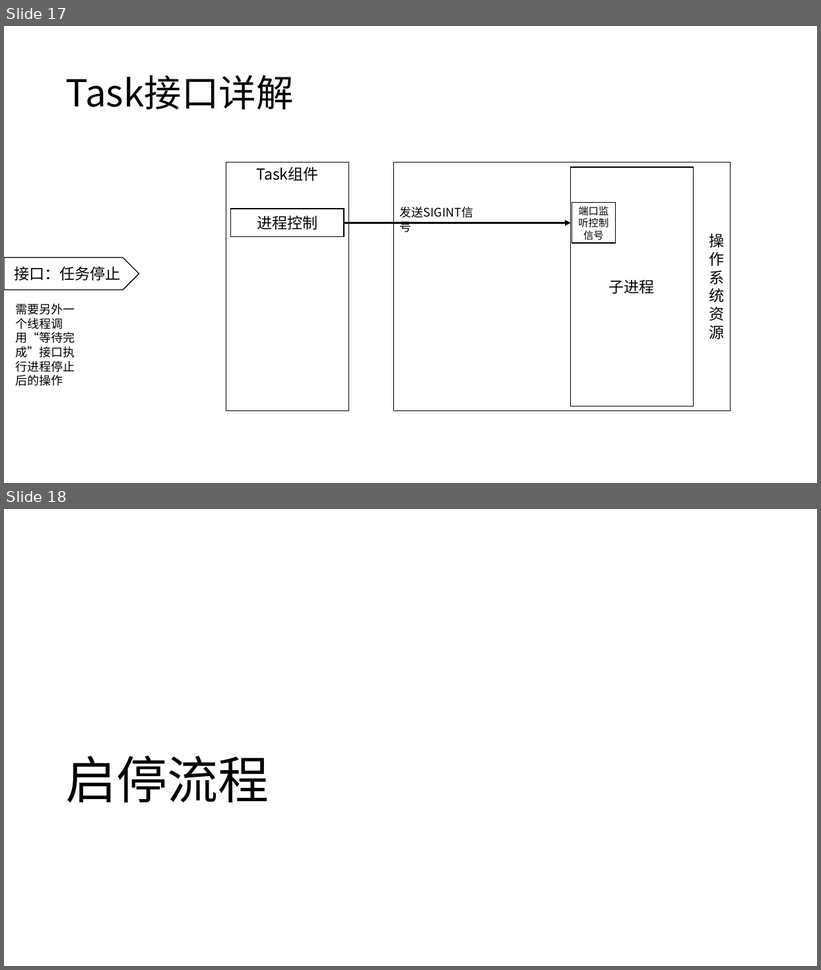
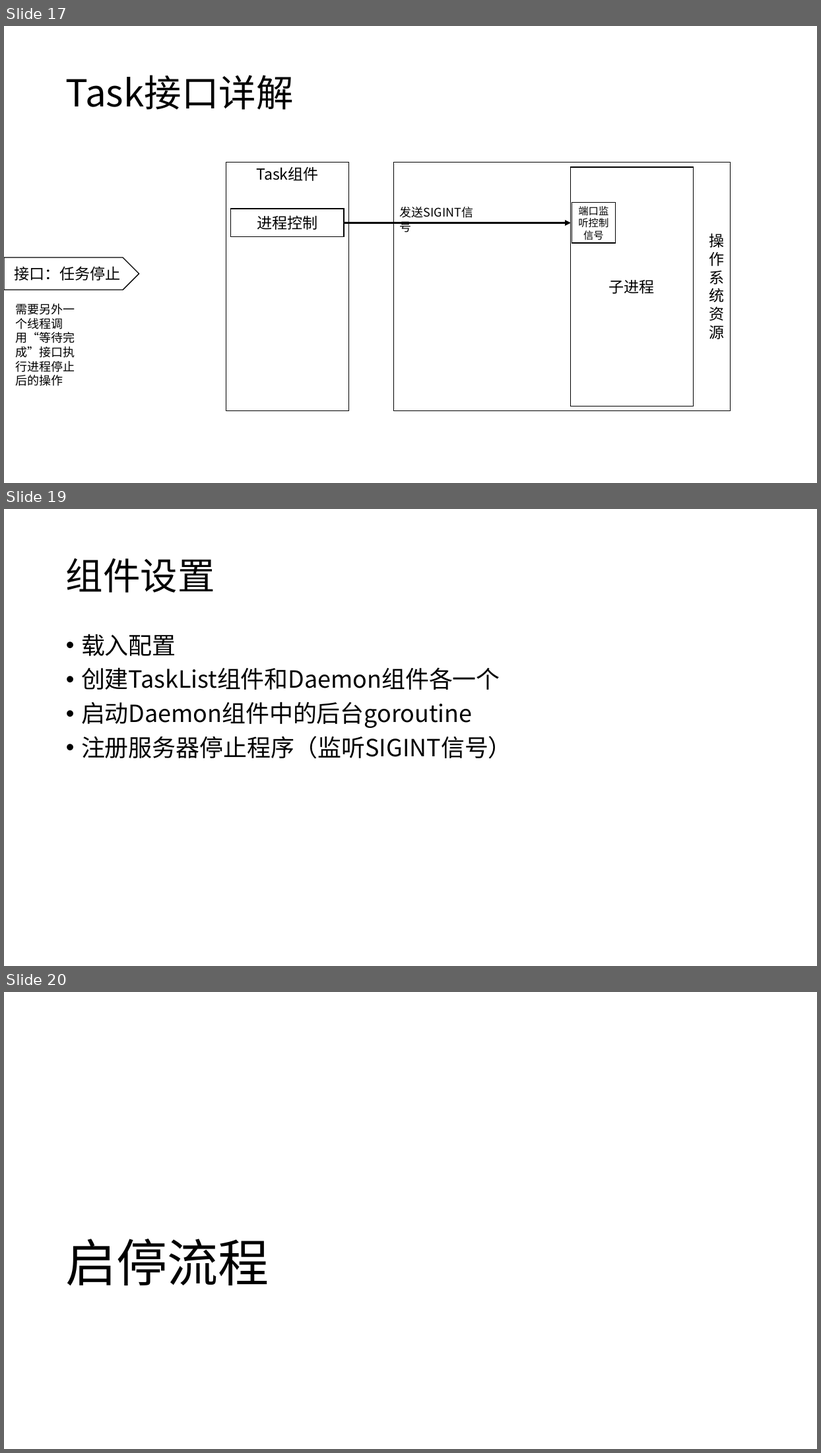
Before and after one commit to WuXiSTC/PressureMeter, a slide deck: 设计图.pptx. Shown one above the other, each under a label of ours: slides 17 and 18 before the commit, slides 17, 19 and 20 after it; the slides between them are not shown. The pictures are 821x970 and 821x1453 pixels, drawn with LibreOffice and Linux fonts; fonts in the diff are those of the drawing. Boxes give left, top, right and bottom in pixels: in the first picture for what was removed or moved away, otherwise in the second. Text is boxed around its words. In the diff, an @@ line names an element or a change of style, - is before the commit and + after.

```diff
--- a/设计图.pptx
+++ b/设计图.pptx
@@ slide 19 added at (4, 509, 817, 966), background #FFFFFF @@
@@ title added at (66, 558, 215, 593), 44 pt, text #000000 @@
+组件设置
@@ text added at (81, 634, 512, 759), 28 pt, text #000000 @@
+• 载入配置
+• 创建TaskList组件和Daemon组件各一个
+• 启动Daemon组件中的后台goroutine
+• 注册服务器停止程序（监听SIGINT信号）
@@ what was slide 18 is now slide 20 @@
```
Also in this commit, not shown: 6 slides changed, 1 other slide added, 4 other files.
